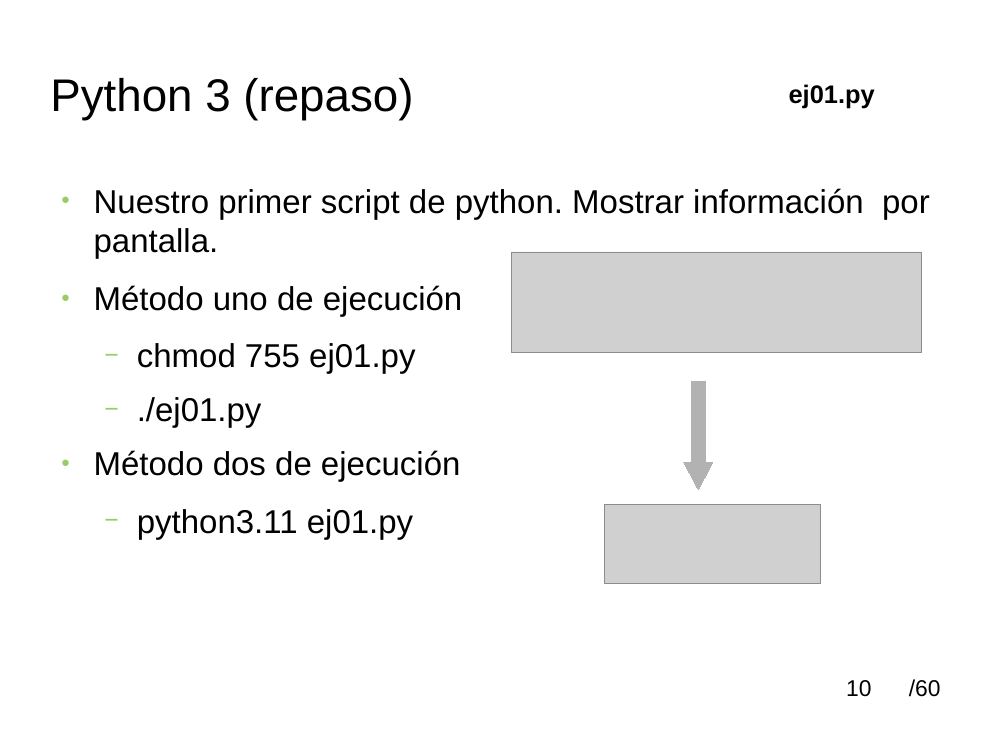
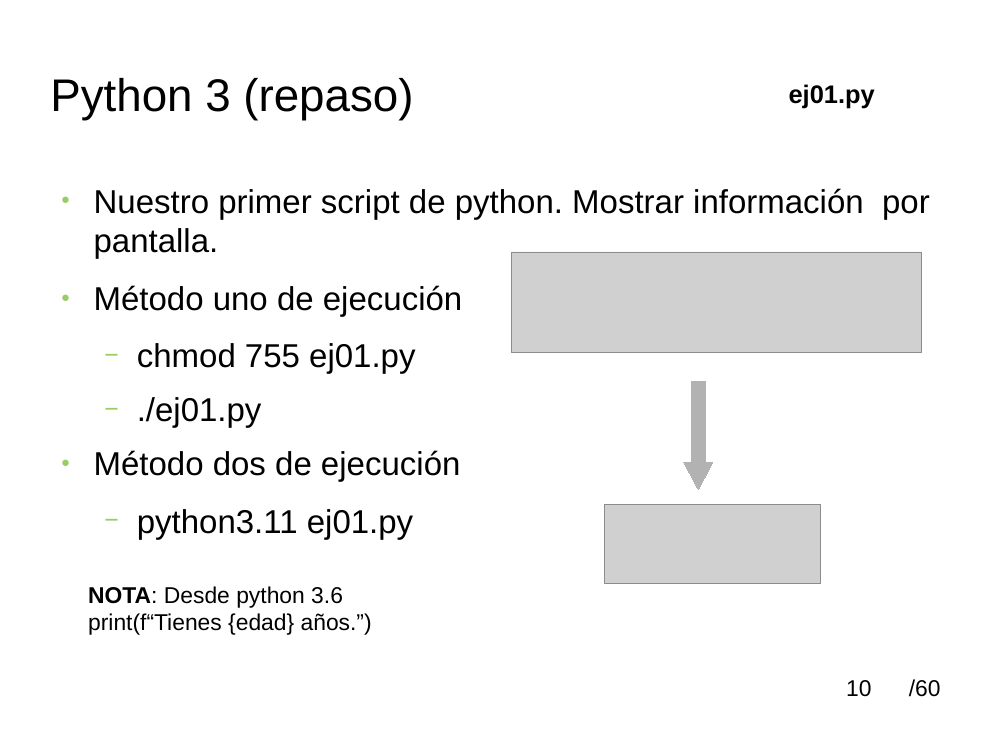
Before and after one commit to soa32123/cursoBasicoPythonSOM, a slide deck: slide 10 of material/python_tutoria_1smr.odp. Drawn at 1008x756 pixels with LibreOffice and Linux fonts; fonts in the diff are those of the drawing; grey boxes stand for pictures; background and template pictures are left out. Boxes give left, top, right and bottom in pixels: in the first picture for what was removed or moved away, otherwise in the second. Text is boxed around its words. In the diff, an @@ line names an element or a change of style, - is before the commit and + after.

```diff
--- a/material/python_tutoria_1smr.odp
+++ b/material/python_tutoria_1smr.odp
@@ text added at [88,586,372,635], 18 pt, text #000000 @@
+NOTA: Desde python 3.6
+print(f“Tienes {edad} años.”)
```
Also in this commit, not shown: 8 other files.
